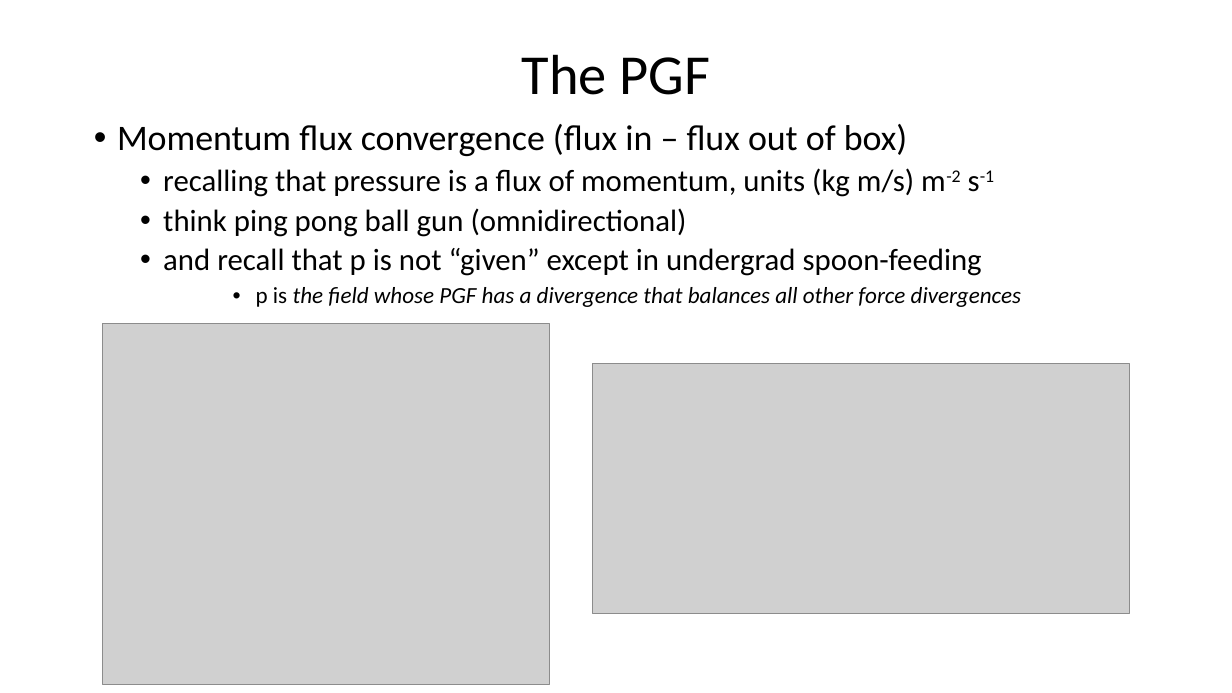
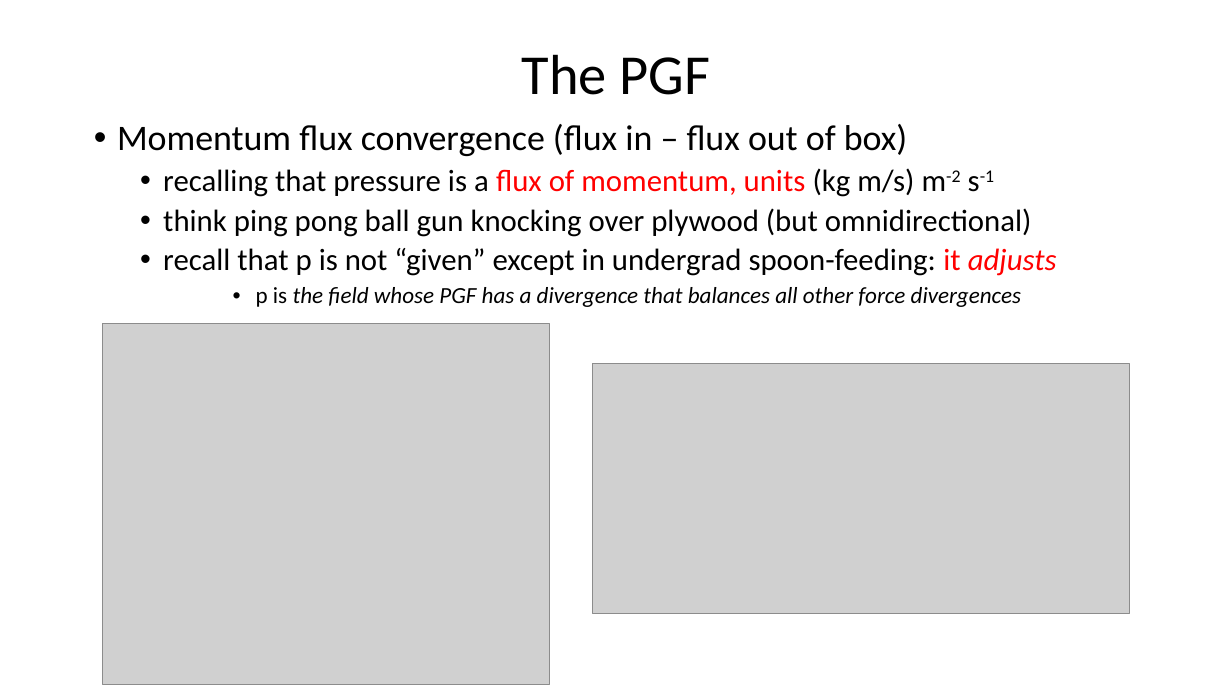
Before and after one commit to ATMOcanes/ATM651, a slide deck: slide 5 of Week3-4_kinematics/Forces_WH7.2.pptx (slide 7 before the commit). Drawn at 1232x693 pixels with LibreOffice and Linux fonts; fonts in the diff are those of the drawing; grey boxes stand for pictures. Boxes give left, top, right and bottom in pixels: in the first picture for what was removed or moved away, otherwise in the second. Text is boxed around its words. In the diff, an @@ line names an element or a change of style, - is before the commit and + after.

```diff
--- a/Week3-4_kinematics/Forces_WH7.2.pptx
+++ b/Week3-4_kinematics/Forces_WH7.2.pptx
@@ text at <box>163,168,994,197</box>: text colour #000000 to #FF0000 in "flux of momentum, units" @@
@@ text at <box>163,208,1057,276</box>: text changed @@
-  • think ping pong ball gun (omnidirectional)
-  • and recall that p is not “given” except in undergrad spoon-feeding
+  • think ping pong ball gun knocking over plywood (but omnidirectional)
+  • recall that p is not “given” except in undergrad spoon-feeding: it adjusts
```
Also in this commit, not shown: 3 other slides changed, 3 slides added.
